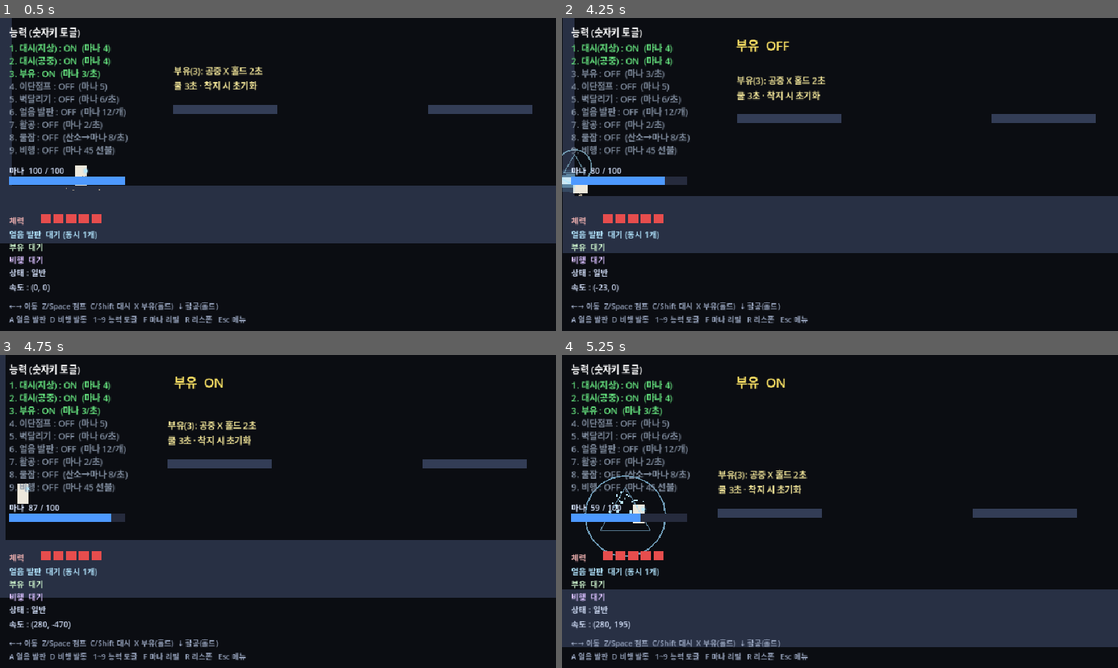
Above: before the commit, frames 1-4 (two rows, left to right).
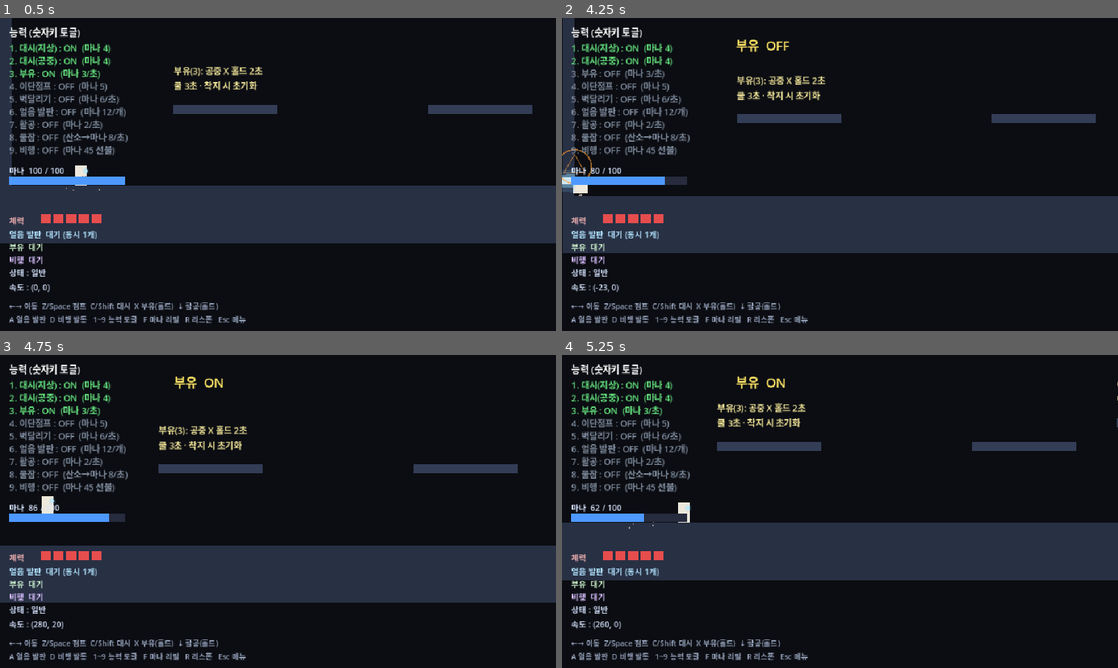
Above: after the commit, the same moments.

Repository: abback-go/yemogame2
Game: Godot game, scene res://scenes/main.tscn
Same seed, same stepped clock (60 frames per second), same inputs: the game is played once before the commit and once after it. This scene is started directly instead of the project's main scene.
Inputs (mouse positions are in pixels of both pictures, inside the frame that each line leads up to):
- Up to frame 1 (0.5 s): no input
- Up to frame 2 (4.25 s): tap Enter at 0.5 s; move the mouse to (812, 237) at 0.52 s; hold X (cast) 0.53-1.28 s; hold Right (move_right) 0.53-2.03 s; tap J (attack) at 0.6 s; click (812, 237) at 0.67 s; tap Z (jump) at 0.77, 1.07, 1.52, 1.82, 3.02, 3.32, 3.77, 4.07 s; move the mouse to (1006, 221) at 1.27 s; tap X (cast) at 1.35 s; tap D (fly) at 1.55, 2.1 s; move the mouse to (673, 127) at 2.02 s; hold Left (move_left) from 2.03 s (still down); tap A (ice_place) at 2.3, 2.85 s; move the mouse to (867, 174) at 2.77 s; click (867, 174) at 2.92 s; tap T at 3.05, 3.6 s; move the mouse to (756, 96) at 3.52 s; tap 3 at 3.8 s; tap K (skill1) at 4.15 s
- Up to frame 3 (4.75 s): move the mouse to (400, 495) at 4.27 s; release Left (move_left) at 4.28 s; hold Right (move_right) from 4.28 s (still down); tap 3 at 4.35 s; tap Z (jump) at 4.52 s; tap E at 4.55 s
- Up to frame 4 (5.25 s): keep holding Right (move_right); tap Z (jump) at 4.82 s; tap L (skill2) at 4.9 s; move the mouse to (728, 527) at 5.02 s; tap E at 5.1 s; click (728, 527) at 5.17 s

Frame 1 is identical in both runs. In frame 2, less than 0.1% of the frame differs, in the area x 0-6%, y 41-54%; in frame 3, 6.4%; in frame 4, 40%, in the area x 0-100%, y 8-94%.

Commit message:
godot: 불 전공(스프라이트) 추가 + 원소 토글·A/S/D 키
- game_state.gd: static combat_element로 런처→아레나 원소 전달(기본 불)
- player_sprite.gd: assets/sprites/fire/<이름>_N.png 로더(N등분 슬라이스)
  + 폴더/파일 없으면 그레이박스 폴백(크래시 없음)
- player.gd: element 분기 — 얼음 skill 로직은 _ice_skill*로 보존, 불 신규
  (발밑 화염 S / 메테오 D), 스프라이트 상태 구동, _draw 폴백
- combat_arena.gd: 공격/스킬 키 J/K/L→A/S/D, ice_place/fly 미등록, 팻말 분기
- launcher.gd: T로 불↔얼음 토글
- juice.gd: 불 VFX(flame_burst/trail·ground_flame·meteor·meteor_impact)

Co-Authored-By: Claude Fable 5 <noreply@anthropic.com>
Claude-Session: https://claude.ai/code/session_014hyj4wWQoEhcGguowFrsY6

Diff:
--- a/godot/scripts/combat_arena.gd
+++ b/godot/scripts/combat_arena.gd
@@ -64,7 +64,8 @@
 		_hud.show_toast("마나 리필")
 
 func _setup_input() -> void:
-	# 이동 키(movement-spec v2.1) + 전투 키(combat-spec §1) 등록
+	# 이동 키(movement-spec v2.1) + 전투 키 A/S/D(양 전공 공통 재배치).
+	# 아레나는 이동 엑스트라(ice_place=A·fly=D) 미사용 → 더블 바인딩 방지 위해 미등록.
 	_add_key(&"move_left", KEY_LEFT)
 	_add_key(&"move_right", KEY_RIGHT)
 	_add_key(&"jump", KEY_Z)
@@ -72,13 +73,11 @@
 	_add_key(&"dash", KEY_C)
 	_add_key(&"dash", KEY_SHIFT)
 	_add_key(&"cast", KEY_X)
-	_add_key(&"ice_place", KEY_A)
-	_add_key(&"fly", KEY_D)
 	_add_key(&"fly_up", KEY_UP)
 	_add_key(&"move_down", KEY_DOWN)
-	_add_key(&"attack", KEY_J)
-	_add_key(&"skill1", KEY_K)
-	_add_key(&"skill2", KEY_L)
+	_add_key(&"attack", KEY_A)
+	_add_key(&"skill1", KEY_S)
+	_add_key(&"skill2", KEY_D)
 
 func _add_key(action: StringName, keycode: Key) -> void:
 	if not InputMap.has_action(action):
@@ -102,10 +101,17 @@
 	_add_signs()
 
 func _add_signs() -> void:
-	_add_sign(Vector2(70, 250),
-		"[전투 트라이얼] 얼음 · 창\n" +
-		"J 3타 콤보   K 관통 서리창   L 빙정 폭발\n" +
-		"타격=마나 수급, 스킬=마나 소모")
+	# 현재 원소(GameState)에 맞춰 전공 안내 팻말 분기 — A/S/D 키 공통.
+	if GameState.combat_element == "fire":
+		_add_sign(Vector2(70, 250),
+			"[전투 트라이얼] 불 · 검\n" +
+			"A 불의 검 콤보   S 발밑 화염   D 메테오\n" +
+			"타격=마나 수급, 스킬=마나 소모")
+	else:
+		_add_sign(Vector2(70, 250),
+			"[전투 트라이얼] 얼음 · 창\n" +
+			"A 3타 콤보   S 관통 서리창   D 빙정 폭발\n" +
+			"타격=마나 수급, 스킬=마나 소모")
 	_add_sign(Vector2(556, 512), "허수아비 — 무한 HP\n콤보·히트스톱·타격감 확인")
 	_add_sign(Vector2(1108, 512), "근접 워커 — HP3\n0.5초 예비동작 후 찌르기")
 	_add_sign(Vector2(760, 250), "원거리 사수 — HP2\n0.6초 조준 후 느린 투사체")
--- /dev/null
+++ b/godot/scripts/game_state.gd
@@ -0,0 +1,8 @@
+class_name GameState
+extends Node
+## 씬 전환에도 유지되는 전역 전투 상태.
+## static var는 스크립트 수명 동안 살아남아(씬 change 시 스크립트는 언로드 안 됨)
+## 런처에서 선택한 원소를 combat_arena/player로 전달하는 단일 출처가 된다.
+## 오토로드 불필요 — class_name 이므로 GameState.combat_element 로 어디서든 접근.
+
+static var combat_element := "fire"  # "fire" 기본 / "ice"
--- a/godot/scripts/juice.gd
+++ b/godot/scripts/juice.gd
@@ -142,6 +142,120 @@
 	p.color = Color(0.62, 0.58, 0.52)
 	p.emitting = true
 
+# ── 불 전공 파티클 헬퍼 (서리 헬퍼 미러, 불 팔레트 주황/빨강) ─────────
+
+static func flame_burst(
+	parent: Node, pos: Vector2,
+	amount := 8, color := Color(1.0, 0.55, 0.15)) -> void:
+	# 불의 검 타격 불똥 — 불꽃은 위로 솟구침(음의 중력)
+	var p := _spawn_particles(parent, pos, amount)
+	p.direction = Vector2(0.0, -1.0)
+	p.spread = 150.0
+	p.initial_velocity_min = 80.0
+	p.initial_velocity_max = 210.0
+	p.gravity = Vector2(0.0, -120.0)
+	p.scale_amount_min = 1.5
+	p.scale_amount_max = 3.5
+	p.color = color
+	p.emitting = true
+
+static func flame_trail(parent: Node, pos: Vector2, face: int) -> void:
+	# 불의 검 궤적 — 전방 편향 불꽃
+	var p := _spawn_particles(parent, pos, 8)
+	p.direction = Vector2(float(face), -0.3)
+	p.spread = 40.0
+	p.initial_velocity_min = 100.0
+	p.initial_velocity_max = 230.0
+	p.gravity = Vector2(0.0, -80.0)
+	p.scale_amount_min = 1.6
+	p.scale_amount_max = 3.2
+	p.color = Color(1.0, 0.7, 0.25)
+	p.emitting = true
+
+static func ground_flame(parent: Node, pos: Vector2, height: float) -> void:
+	# 스킬1 발밑 화염 기둥 — 지면(pos)에서 위로 솟구치는 불기둥 + 코어 폴리곤
+	var p := _spawn_particles(parent, pos, 34)
+	p.lifetime = 0.55
+	p.direction = Vector2(0.0, -1.0)
+	p.spread = 22.0
+	p.initial_velocity_min = height * 2.0
+	p.initial_velocity_max = height * 3.4
+	p.gravity = Vector2(0.0, -160.0)
+	p.scale_amount_min = 2.0
+	p.scale_amount_max = 4.5
+	p.color = Color(1.0, 0.55, 0.12)
+	p.emitting = true
+	var core := Polygon2D.new()
+	var hw := 9.0
+	core.polygon = PackedVector2Array([
+		Vector2(-hw, 0.0), Vector2(hw, 0.0),
+		Vector2(hw * 0.5, -height), Vector2(-hw * 0.5, -height)])
+	core.color = Color(1.0, 0.8, 0.3, 0.6)
+	core.position = pos
+	parent.add_child(core)
+	var tw := core.create_tween()
+	tw.tween_property(core, "modulate:a", 0.0, 0.4).from(1.0)
+	tw.tween_callback(core.queue_free)
+
+static func meteor(
+	parent: Node, from: Vector2, to: Vector2, fall_time: float) -> void:
+	# 스킬2 메테오 낙하 — 화면 위 from 에서 착탄점 to 로 하강(불덩이 + 꼬리 궤적)
+	var n := Node2D.new()
+	n.position = from
+	var glow := Polygon2D.new()
+	glow.polygon = _circle_poly(22.0, 12)
+	glow.color = Color(1.0, 0.4, 0.1, 0.35)
+	n.add_child(glow)
+	var head := Polygon2D.new()
+	head.polygon = _circle_poly(14.0, 12)
+	head.color = Color(1.0, 0.6, 0.2)
+	n.add_child(head)
+	var trail := CPUParticles2D.new()
+	trail.amount = 22
+	trail.lifetime = 0.4
+	trail.direction = (from - to).normalized()
+	trail.spread = 18.0
+	trail.initial_velocity_min = 40.0
+	trail.initial_velocity_max = 120.0
+	trail.gravity = Vector2.ZERO
+	trail.scale_amount_min = 2.0
+	trail.scale_amount_max = 4.0
+	trail.color = Color(1.0, 0.55, 0.15)
+	trail.emitting = true
+	n.add_child(trail)
+	parent.add_child(n)
+	var tw := n.create_tween()
+	tw.tween_property(n, "position", to, fall_time).from(from)
+	tw.tween_callback(n.queue_free)
+
+static func meteor_impact(parent: Node, pos: Vector2, radius: float) -> void:
+	# 스킬2 착탄 폭발 — 전방위 불꽃 방사 + 충격 링
+	var p := _spawn_particles(parent, pos, 30)
+	p.lifetime = 0.5
+	p.direction = Vector2(0.0, -1.0)
+	p.spread = 180.0
+	p.initial_velocity_min = radius * 2.0
+	p.initial_velocity_max = radius * 4.0
+	p.gravity = Vector2(0.0, 220.0)
+	p.scale_amount_min = 2.0
+	p.scale_amount_max = 5.0
+	p.color = Color(1.0, 0.5, 0.12)
+	p.emitting = true
+	var ring := _ring_line(radius * 0.6, Color(1.0, 0.7, 0.25), 24)
+	ring.position = pos
+	parent.add_child(ring)
+	var tw := ring.create_tween()
+	tw.tween_property(ring, "scale", Vector2(1.8, 1.8), 0.3).from(Vector2(0.5, 0.5))
+	tw.parallel().tween_property(ring, "modulate:a", 0.0, 0.3).from(1.0)
+	tw.tween_callback(ring.queue_free)
+
+static func _circle_poly(radius: float, seg: int) -> PackedVector2Array:
+	var pts := PackedVector2Array()
+	for i in seg:
+		var a := TAU * float(i) / float(seg)
+		pts.append(Vector2(cos(a), sin(a)) * radius)
+	return pts
+
 static func rune_flash(
 	parent: Node, pos: Vector2, radius: float,
 	duration: float, color: Color) -> void:
--- a/godot/scripts/launcher.gd
+++ b/godot/scripts/launcher.gd
@@ -1,5 +1,9 @@
 extends Node2D
-## 시작 메뉴 — 1: 조작감 테스트 방 / 2: 월드맵 뷰어
+## 시작 메뉴 — 1: 조작감 테스트 방 / 2: 월드맵 뷰어 / 3: 전투 아레나(원소 선택)
+## T 키로 전투 원소 토글(불/얼음). 선택은 GameState.combat_element(static)로
+## 씬 전환에도 유지되어 combat_arena/player 가 스폰 시 읽는다. 기본 = 불.
+
+var _menu: Label
 
 func _ready() -> void:
 	RenderingServer.set_default_clear_color(Color(0.043, 0.051, 0.071))
@@ -12,22 +16,33 @@
 	title.add_theme_font_override("font", font)
 	title.add_theme_font_size_override("font_size", 30)
 	layer.add_child(title)
-	var menu := Label.new()
-	menu.text = "[1]  조작감 테스트 방  (이동 마법 9종 토글)\n\n" + \
-		"[2]  월드맵 뷰어  (17개 지역 · 295방 설계도)\n\n" + \
-		"[3]  전투 아레나  (얼음/창 · 3타 콤보 + 스킬 2종)"
-	menu.position = Vector2(64, 230)
-	menu.add_theme_font_override("font", font)
-	menu.add_theme_font_size_override("font_size", 18)
-	layer.add_child(menu)
+	_menu = Label.new()
+	_menu.position = Vector2(64, 230)
+	_menu.add_theme_font_override("font", font)
+	_menu.add_theme_font_size_override("font_size", 18)
+	layer.add_child(_menu)
+	_refresh_menu()
 	var foot := Label.new()
-	foot.text = "숫자 키로 선택"
-	foot.position = Vector2(64, 380)
+	foot.text = "숫자 키로 선택   ·   T: 전투 원소 전환(불/얼음)"
+	foot.position = Vector2(64, 400)
 	foot.add_theme_font_override("font", font)
 	foot.add_theme_font_size_override("font_size", 13)
 	foot.add_theme_color_override("font_color", Color(0.55, 0.6, 0.7))
 	layer.add_child(foot)
 	add_child(layer)
+
+func _refresh_menu() -> void:
+	var elem := "불" if GameState.combat_element == "fire" else "얼음"
+	_menu.text = "[1]  조작감 테스트 방  (이동 마법 9종 토글)\n\n" + \
+		"[2]  월드맵 뷰어  (17개 지역 · 295방 설계도)\n\n" + \
+		"[3]  전투 아레나  (현재 원소: %s · T로 전환)" % elem
+
+func _toggle_element() -> void:
+	if GameState.combat_element == "fire":
+		GameState.combat_element = "ice"
+	else:
+		GameState.combat_element = "fire"
+	_refresh_menu()
 
 func _unhandled_input(event: InputEvent) -> void:
 	if event is InputEventKey and event.pressed and not event.echo:
@@ -38,3 +53,5 @@
 				get_tree().change_scene_to_file("res://scenes/world_map_viewer.tscn")
 			KEY_3, KEY_KP_3:
 				get_tree().change_scene_to_file("res://scenes/combat_arena.tscn")
+			KEY_T:
+				_toggle_element()
--- a/godot/scripts/player.gd
+++ b/godot/scripts/player.gd
@@ -144,6 +144,31 @@
 @export var skill2_cast_tell := 0.18
 @export var skill2_stun_time := 0.6
 @export var skill2_knockback := 320.0
+
+@export_group("불 전공 · 발밑 화염 (S)")
+@export var fire_skill1_cooldown := 6.0
+@export var fire_skill1_mana := 20.0
+@export var fire_skill1_damage := 3
+@export var fire_skill1_cast_tell := 0.25
+@export var fire_skill1_width := 74.0
+@export var fire_skill1_height := 150.0
+@export var fire_skill1_range := 360.0
+@export var fire_skill1_knockback := 130.0
+
+@export_group("불 전공 · 메테오 (D)")
+@export var fire_skill2_cooldown := 9.0
+@export var fire_skill2_mana := 30.0
+@export var fire_skill2_damage := 4
+@export var fire_skill2_cast_tell := 0.35
+@export var fire_skill2_radius := 110.0
+@export var fire_skill2_range := 520.0
+@export var fire_skill2_knockback := 340.0
+@export var fire_skill2_fall_time := 0.45
+@export var fire_skill2_stun := 0.4
+
+@export_group("불 전공 · 스프라이트")
+@export var fire_sprite_offset := Vector2(0.0, 0.0)
+@export var fire_sprite_scale := 1.0
 
 @export_group("피격 · 주스")
 @export var invuln_time := 0.6
@@ -222,12 +247,31 @@
 var invuln_t := 0.0
 var hurt_flash_t := 0.0
 var squash := Vector2.ONE
+# 원소 전공 (스폰 시 GameState 에서 결정) — 공개 변수
+var element := "fire"
 var _juice = null
 var _enemies: Array = []
 var _was_on_floor := true
+# 불 스프라이트 참조(비공개)
+var _sprite: AnimatedSprite2D = null
+var _use_sprite := false
 
 func _ready() -> void:
 	start_pos = position
+	_init_element()
+
+func _init_element() -> void:
+	# 스폰 시 GameState.combat_element(씬 전환에도 유지되는 static)로 원소 결정.
+	# 불 + 스프라이트 로드 성공 시 AnimatedSprite2D 사용, 아니면 그레이박스 폴백.
+	element = GameState.combat_element
+	if element != "fire":
+		return
+	_sprite = PlayerSprite.build(self)
+	if _sprite == null:
+		return
+	_sprite.offset = fire_sprite_offset
+	_sprite.scale = Vector2(fire_sprite_scale, fire_sprite_scale)
+	_use_sprite = true
 
 func set_juice(j) -> void:
 	_juice = j
@@ -332,7 +376,25 @@
 	_post_move()
 	_land_check(vy_before)
 	_was_on_floor = is_on_floor()
+	_update_sprite()
 	queue_redraw()
+
+func _update_sprite() -> void:
+	if not _use_sprite or _sprite == null:
+		return
+	PlayerSprite.drive(_sprite, _sprite_state(), face)
+
+func _sprite_state() -> String:
+	# 플레이어 상태 → 불 스프라이트 애니 이름 (우선순위: 피격 > 공격 > 공중 > 지상)
+	if hurt_flash_t > 0.0:
+		return "hit"
+	if attack_step != AP_NONE:
+		return "attack2" if attack_step == 2 else "attack1"
+	if not is_on_floor():
+		return "jump" if velocity.y < 0.0 else "fall"
+	if absf(velocity.x) > 10.0:
+		return "run"
+	return "idle"
 
 func _tick_timers(delta: float) -> void:
 	coyote -= delta
@@ -868,7 +930,10 @@
 	velocity.x = float(attack_face) * lunge
 	_trigger_squash(Vector2(1.3, 0.85))
 	var tip := global_position + Vector2(float(attack_face) * _atk_reach(attack_step) * 0.6, -8.0)
-	Juice.frost_trail(get_parent(), tip, attack_face)
+	if element == "fire":
+		Juice.flame_trail(get_parent(), tip, attack_face)
+	else:
+		Juice.frost_trail(get_parent(), tip, attack_face)
 
 func _enter_recovery() -> void:
 	attack_phase = AP_RECOVERY
@@ -923,7 +988,10 @@
 		_hitstop(hitstop_heavy if heavy else hitstop_light)
 		_shake(trauma_heavy if heavy else trauma_light)
 		var fx := global_position + Vector2(float(attack_face) * reach * 0.7, -8.0)
-		Juice.frost_burst(get_parent(), fx, 10 if heavy else 6)
+		if element == "fire":
+			Juice.flame_burst(get_parent(), fx, 10 if heavy else 6)
+		else:
+			Juice.frost_burst(get_parent(), fx, 10 if heavy else 6)
 
 func _attack_hitbox(reach: float) -> Rect2:
 	# 얇고 긴 창 판정 — 세로 attack_hitbox_height, 가로 reach, 전방으로 뻗음
@@ -962,17 +1030,21 @@
 	if skill1_cd > 0.0 or skill1_cast_t > 0.0 or skill1_dash_t > 0.0:
 		_shake(0.08)  # 불발(쿨) 피드백
 		return
-	if mana < skill1_mana:
+	var cost := fire_skill1_mana if element == "fire" else skill1_mana
+	if mana < cost:
 		_flash_mana()
 		_shake(0.08)
 		return
-	mana -= skill1_mana
-	skill1_cd = skill1_cooldown
+	mana -= cost
+	skill1_cd = fire_skill1_cooldown if element == "fire" else skill1_cooldown
 	attack_face = face
 	_cancel_attack()
-	skill1_cast_t = skill1_cast_tell
+	skill1_cast_t = fire_skill1_cast_tell if element == "fire" else skill1_cast_tell
 	var rp := global_position + Vector2(float(face) * 10.0, -8.0)
-	Juice.rune_flash(get_parent(), rp, 34.0, 0.2, Color(0.65, 0.9, 1.0))
+	if element == "fire":
+		Juice.rune_flash(get_parent(), rp, 34.0, 0.2, Color(1.0, 0.6, 0.2))
+	else:
+		Juice.rune_flash(get_parent(), rp, 34.0, 0.2, Color(0.65, 0.9, 1.0))
 
 func _try_skill2() -> void:
 	if not Input.is_action_just_pressed("skill2"):
@@ -982,15 +1054,19 @@
 	if skill2_cd > 0.0 or skill2_cast_t > 0.0:
 		_shake(0.08)
 		return
-	if mana < skill2_mana:
+	var cost := fire_skill2_mana if element == "fire" else skill2_mana
+	if mana < cost:
 		_flash_mana()
 		_shake(0.08)
 		return
-	mana -= skill2_mana
-	skill2_cd = skill2_cooldown
+	mana -= cost
+	skill2_cd = fire_skill2_cooldown if element == "fire" else skill2_cooldown
 	attack_face = face
 	_cancel_attack()
-	skill2_cast_t = skill2_cast_tell
+	skill2_cast_t = fire_skill2_cast_tell if element == "fire" else skill2_cast_tell
+	if element == "fire":
+		var rp := global_position + Vector2(float(face) * 10.0, -8.0)
+		Juice.rune_flash(get_parent(), rp, 34.0, 0.2, Color(1.0, 0.5, 0.15))
 
 func _update_skills(delta: float) -> void:
 	if skill1_cast_t > 0.0:
@@ -1007,6 +1083,49 @@
 			_skill2_fire()
 
 func _skill1_fire() -> void:
+	if element == "fire":
+		_fire_skill1_fire()
+	else:
+		_ice_skill1_fire()
+
+func _nearest_enemy(max_dist: float) -> Node:
+	# 살아있는 적 중 가장 가까운 것(조준 대체). 범위 밖이면 null.
+	var best: Node = null
+	var best_d := max_dist
+	for e in _enemies:
+		if not is_instance_valid(e) or not e.alive:
+			continue
+		var d := global_position.distance_to(e.global_position)
+		if d <= best_d:
+			best_d = d
+			best = e
+	return best
+
+func _fire_skill1_fire() -> void:
+	# 발밑 화염: 가장 가까운(또는 전방) 적의 발밑 지면에서 화염 기둥이 솟아 판정.
+	var tgt := _nearest_enemy(fire_skill1_range)
+	var fx := global_position.x + float(attack_face) * 120.0
+	var fy := global_position.y
+	if tgt != null:
+		fx = tgt.global_position.x
+		fy = tgt.global_position.y
+	# 화염 기둥 판정: 지면(fx,fy)에서 위로 솟는 세로 rect
+	var col := Rect2(
+		fx - fire_skill1_width * 0.5, fy - fire_skill1_height,
+		fire_skill1_width, fire_skill1_height + 20.0)
+	for e in _enemies:
+		if not is_instance_valid(e) or not e.alive:
+			continue
+		if _rect_hits(col, e.global_position, e.hurt_radius):
+			var kdir := signf(e.global_position.x - fx)
+			if kdir == 0.0:
+				kdir = float(attack_face)
+			e.take_hit(fire_skill1_damage, Vector2(kdir * fire_skill1_knockback, -180.0), true)
+	_hitstop(hitstop_heavy)
+	_shake(trauma_heavy)
+	Juice.ground_flame(get_parent(), Vector2(fx, fy), fire_skill1_height)
+
+func _ice_skill1_fire() -> void:
 	# 관통 서리창: 전방 돌진 + 긴 얼음창 직선 관통 + 빙결 슬로우
 	skill1_dash_t = skill1_dash_time
 	invuln_t = maxf(invuln_t, skill1_dash_time + 0.05)  # 약한 밀림 저항(§3)
@@ -1030,6 +1149,39 @@
 	state_name = "관통 서리창"
 
 func _skill2_fire() -> void:
+	if element == "fire":
+		_fire_skill2_fire()
+	else:
+		_ice_skill2_fire()
+
+func _fire_skill2_fire() -> void:
+	# 메테오: 가장 가까운(또는 전방) 적 지점을 조준해 화면 위에서 메테오 낙하.
+	var tgt := _nearest_enemy(fire_skill2_range)
+	var to := global_position + Vector2(float(attack_face) * 180.0, 0.0)
+	if tgt != null:
+		to = tgt.global_position
+	var from := Vector2(to.x - 60.0, to.y - 520.0)
+	Juice.meteor(get_parent(), from, to, fire_skill2_fall_time)
+	# 착탄(폭발·피해)은 낙하 연출과 동기화 — fall_time 뒤 고정 지점에 AoE
+	get_tree().create_timer(fire_skill2_fall_time).timeout.connect(
+		_fire_skill2_impact.bind(to))
+
+func _fire_skill2_impact(at: Vector2) -> void:
+	for e in _enemies:
+		if not is_instance_valid(e) or not e.alive:
+			continue
+		if at.distance_to(e.global_position) <= fire_skill2_radius + e.hurt_radius:
+			var kdir := signf(e.global_position.x - at.x)
+			if kdir == 0.0:
+				kdir = float(face)
+			e.take_hit(fire_skill2_damage, Vector2(kdir * fire_skill2_knockback, -220.0), true)
+			if e.has_method("apply_stun"):
+				e.apply_stun(fire_skill2_stun)
+	_hitstop(hitstop_heavy)
+	_shake(trauma_heavy)
+	Juice.meteor_impact(get_parent(), at, fire_skill2_radius)
+
+func _ice_skill2_fire() -> void:
 	# 빙정 폭발: 반경 90px 냉기 폭발 + 넉백 + 짧은 빙결 스턴
 	for e in _enemies:
 		if not is_instance_valid(e) or not e.alive:
@@ -1068,6 +1220,9 @@
 		respawn()
 
 func _draw() -> void:
+	# 불 스프라이트 사용 시 그레이박스/창 비주얼 생략(애니 스프라이트가 몸을 그림)
+	if _use_sprite:
+		return
 	# 임시 비주얼: 상태별 몸통색 + 지팡이 + 비행 날개
 	if flying:
 		var wcol := Color(0.96, 0.96, 1.0, 0.9)
--- /dev/null
+++ b/godot/scripts/player_sprite.gd
@@ -0,0 +1,104 @@
+class_name PlayerSprite
+extends RefCounted
+## 불 전공 애니메이션 스프라이트 로더/구동 헬퍼 (player.gd 비대·gdlint 방지 분리).
+## res://assets/sprites/fire/ 의 `<이름>_<N>.png` 를 가로 N등분 슬라이스해
+## SpriteFrames 를 구성하고 AnimatedSprite2D(코드 생성)를 player 자식으로 붙인다.
+## 폴더/파일/슬라이스 실패 시 build()가 null → player.gd 가 그레이박스로 폴백.
+## 4.7 조립 규칙: 노드는 전부 코드 생성, $경로 조회 없음.
+
+const FIRE_DIR := "res://assets/sprites/fire/"
+
+# 애니 이름 → FPS (공격 빠르게 / idle 느리게). 파일명 접두사와 1:1.
+const ANIM_FPS := {
+	"idle": 8.0,
+	"run": 14.0,
+	"jump": 12.0,
+	"fall": 12.0,
+	"attack1": 24.0,
+	"attack2": 24.0,
+	"hit": 16.0,
+	"death": 10.0,
+}
+const LOOP_ANIMS := ["idle", "run", "jump", "fall"]
+
+
+static func build(parent: Node2D) -> AnimatedSprite2D:
+	# 성공 시 AnimatedSprite2D 반환(parent 에 이미 add_child 됨), 실패 시 null.
+	var dir := DirAccess.open(FIRE_DIR)
+	if dir == null:
+		push_warning("[진단] 불 스프라이트 폴더 없음 — 그레이박스 폴백")
+		return null
+	var files := dir.get_files()
+	if files.is_empty():
+		push_warning("[진단] 불 스프라이트 파일 없음 — 그레이박스 폴백")
+		return null
+	var frames := SpriteFrames.new()
+	var built := 0
+	for anim in ANIM_FPS.keys():
+		var fname := _find_file(files, anim)
+		if fname == "":
+			continue
+		var count := _parse_count(fname)
+		if count <= 0:
+			continue
+		var tex := load(FIRE_DIR + fname) as Texture2D
+		if tex == null:
+			continue
+		_register_anim(frames, anim, tex, count)
+		built += 1
+	if built == 0:
+		push_warning("[진단] 불 스프라이트 슬라이스 실패 — 그레이박스 폴백")
+		return null
+	var spr := AnimatedSprite2D.new()
+	spr.name = "FireSprite"
+	spr.sprite_frames = frames
+	if frames.has_animation("idle"):
+		spr.animation = "idle"
+		spr.play("idle")
+	parent.add_child(spr)
+	return spr
+
+
+static func drive(spr: AnimatedSprite2D, state: String, face: int) -> void:
+	# 상태 문자열로 애니 전환(같은 애니면 재시작 안 함) + face 로 좌우 뒤집기.
+	if spr == null or spr.sprite_frames == null:
+		return
+	spr.flip_h = face < 0
+	if not spr.sprite_frames.has_animation(state):
+		return
+	if spr.animation != state:
+		spr.play(state)
+
+
+static func _find_file(files: PackedStringArray, anim: String) -> String:
+	var prefix := anim + "_"
+	for f in files:
+		if f.begins_with(prefix) and f.ends_with(".png"):
+			return f
+	return ""
+
+
+static func _parse_count(fname: String) -> int:
+	# `<이름>_<N>.png` 끝의 N 파싱 (마지막 _ 뒤 정수).
+	var base := fname.get_basename()
+	var idx := base.rfind("_")
+	if idx < 0:
+		return 0
+	var num := base.substr(idx + 1)
+	if not num.is_valid_int():
+		return 0
+	return num.to_int()
+
+
+static func _register_anim(
+		frames: SpriteFrames, anim: String, tex: Texture2D, count: int) -> void:
+	frames.add_animation(anim)
+	frames.set_animation_speed(anim, ANIM_FPS[anim])
+	frames.set_animation_loop(anim, anim in LOOP_ANIMS)
+	var fw := tex.get_width() / count
+	var h := tex.get_height()
+	for i in count:
+		var atlas := AtlasTexture.new()
+		atlas.atlas = tex
+		atlas.region = Rect2(float(i * fw), 0.0, float(fw), float(h))
+		frames.add_frame(anim, atlas)
